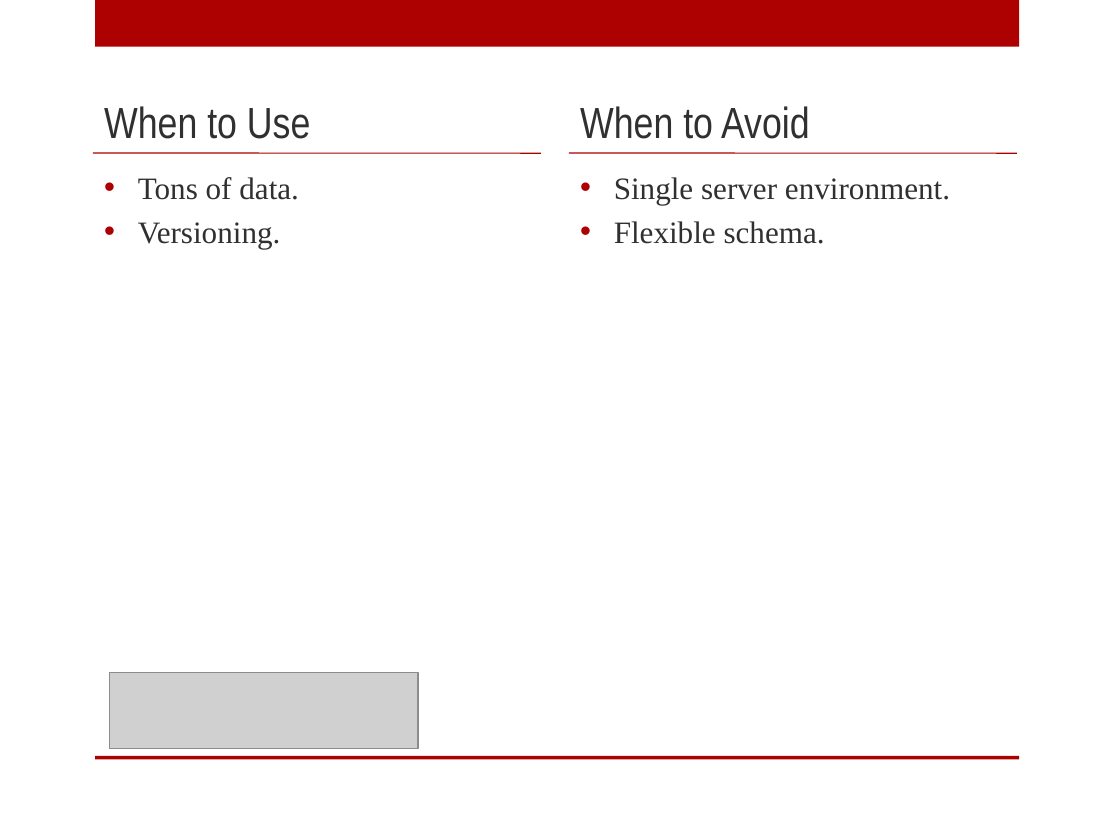
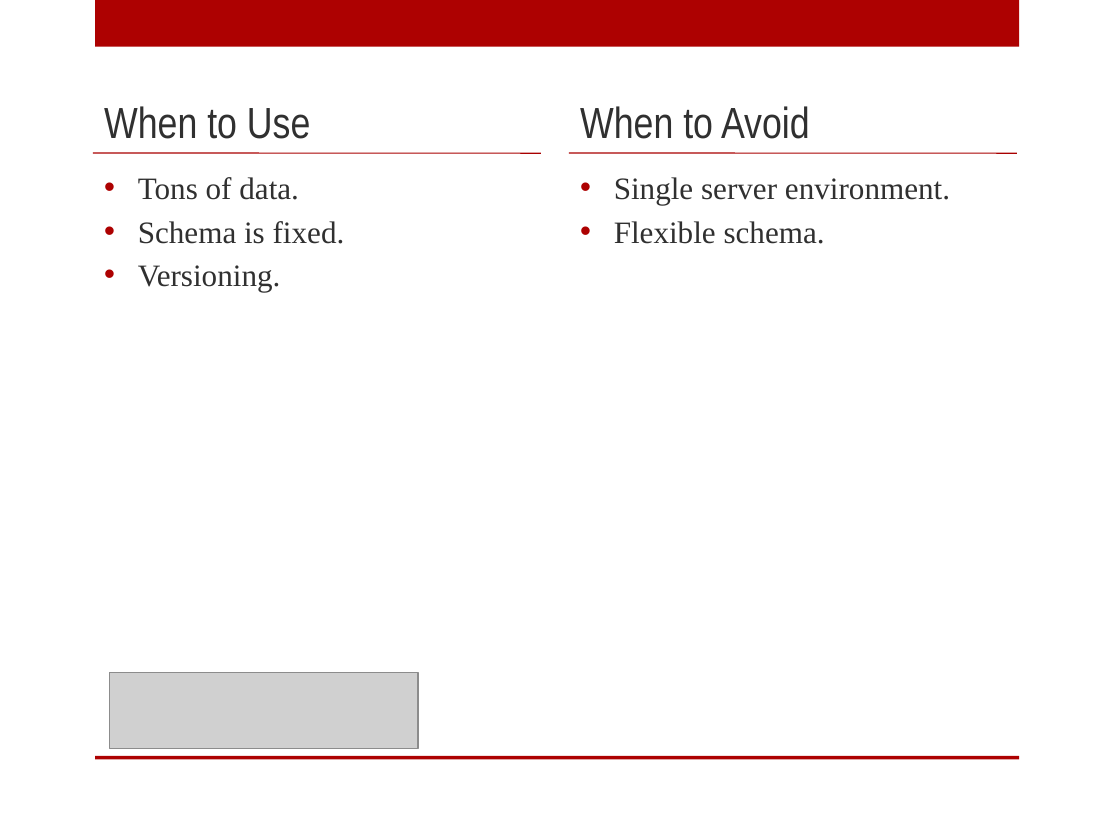
Before and after one commit to digitalBush/nosql-smackdown-talk, a slide deck: slide 55 of nosql-smackdown.pptx. Drawn at 1120x840 pixels with LibreOffice and Linux fonts; fonts in the diff are those of the drawing; grey boxes stand for pictures. Boxes give left, top, right and bottom in pixels: in the first picture for what was removed or moved away, otherwise in the second. Text is boxed around its words. In the diff, an @@ line names an element or a change of style, - is before the commit and + after.

```diff
--- a/nosql-smackdown.pptx
+++ b/nosql-smackdown.pptx
@@ text at (138, 221, 345, 244): paragraph added @@
+• Schema is fixed.
```
Also in this commit, not shown: 7 other slides changed, 1 slide added.
